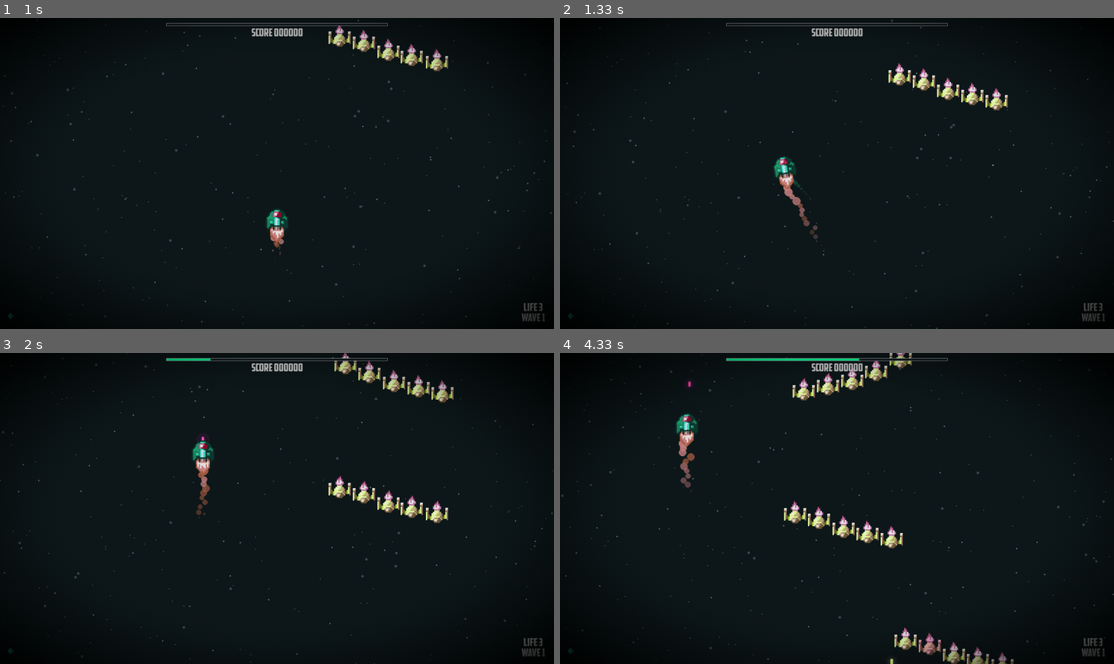
Above: before the commit, frames 1-4 (two rows, left to right).
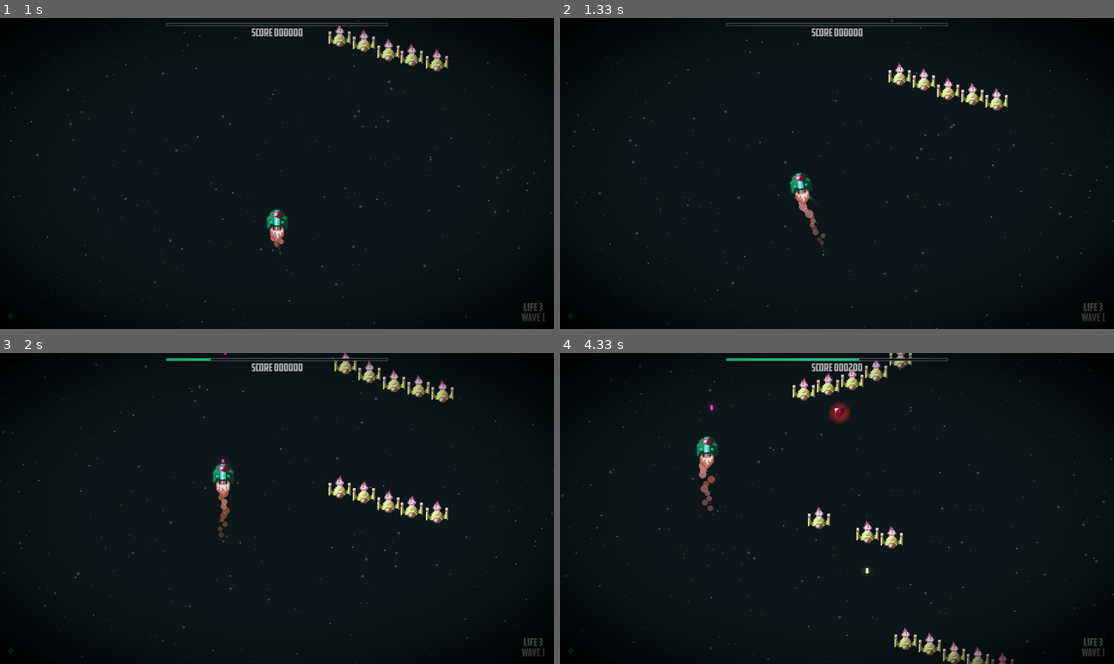
Above: after the commit, the same moments.

Repository: g-brrzzn/shootemup-Pygame
Game: pygame game, started from Game.py
The game is run twice, just before and just after one commit, with the same random seed, the same clock (stepped at 60 frames per second) and the same inputs.
Inputs (mouse positions are in pixels of both pictures, inside the frame that each line leads up to):
- Up to frame 1 (1 s): tap Enter at 0.33, 0.67 s
- Up to frame 2 (1.33 s): hold A from 1 s (still down); hold Up from 1 s (still down); move the mouse to (837, 195) at 1.03 s
- Up to frame 3 (2 s): release A at 1.47 s; release Up at 1.47 s; tap Space at 1.5, 1.9 s; hold Up from 1.83 s (still down); move the mouse to (105, 461) at 1.87 s
- Up to frame 4 (4.33 s): tap Space at 2.2, 2.4, 2.7, 2.9, 3.2, 3.47, 3.8, 4.1, 4.23 s; release Up at 2.3 s; hold Right 2.33-2.8 s; hold Left 2.83-3.37 s; hold Down 3.4-3.7 s; hold Left 3.73-4.13 s; hold Up from 4.17 s (still down)

Frame 1 is identical in both runs. In frame 2, 0.9% of the frame differs, in the area x 38-48%, y 44-74%; in frame 3, 0.9%; in frame 4, 1.7%, in the area x 20-82%, y 3-100%.

Commit message:
Fix duplicate method, diagonal speed boost, and controller exit reset
BurstTurret._shoot_projectile was defined twice; the second definition
silently overrode the first, so the level 2/3 twin-cannon offset shot
never fired and every burst level fell back to a single center shot.
Removed the dead duplicate.

Player movement applied full speed*dt independently to each axis, so
moving diagonally covered ~41% more distance per second than moving
in a straight line. Now builds a movement vector from the held
directions and normalizes it before scaling by speed, matching the
unused Vector2 field that was already sitting on the class for this.

Exit's controller "EXIT TO MAIN-MENU" button only set next_state,
skipping force_game_reset() (unlike its keyboard handler and the
GameOver.Exit equivalent), so quitting to the menu with a controller
kept the previous score/wave/life instead of resetting the run.

Diff:
--- a/classes/Player.py
+++ b/classes/Player.py
@@ -434,17 +434,14 @@
 
         current_speed = self.speed * self.speed_mult
 
-        if self.moving_right:
-            self.x += current_speed * dt
+        self.movement.x = (1 if self.moving_right else 0) - (1 if self.moving_left else 0)
+        self.movement.y = (1 if self.moving_down else 0) - (1 if self.moving_up else 0)
+
+        if self.movement.length_squared() > 0:
+            move = self.movement.normalize() * current_speed * dt
+            self.x += move.x
+            self.y += move.y
             self.rect.x = round(self.x)
-        if self.moving_left:
-            self.x -= current_speed * dt
-            self.rect.x = round(self.x)
-        if self.moving_up:
-            self.y -= current_speed * dt
-            self.rect.y = round(self.y)
-        if self.moving_down:
-            self.y += current_speed * dt
             self.rect.y = round(self.y)
 
         if self.rect.right > config.INTERNAL_RESOLUTION[0]:
--- a/classes/Weapons.py
+++ b/classes/Weapons.py
@@ -147,21 +147,6 @@
             _single(bullet_system, (player_rect.centerx + offset, player_rect.centery), angle=90 + spread, speed_scale=speed, damage_scale=0.85)
         else:
             _single(bullet_system, player_rect.center, angle=90 + spread, speed_scale=speed, damage_scale=0.85)
-
-
-    def _shoot_projectile(self, player_rect, bullet_system):
-        import random
-        i = self.burst_total - self.burst_remaining
-        spread = random.uniform(-self.base_spread, self.base_spread) + (i * random.uniform(-self.spread_step, self.spread_step))
-        speed = 1.05 + (i * 0.02)
-
-        _single(
-            bullet_system,
-            player_rect.center,
-            angle=90 + spread,
-            speed_scale=speed,
-            damage_scale=0.85
-        )
 
 class TrackingDrones(Weapon):
     def __init__(self):
--- a/states/GameOver.py
+++ b/states/GameOver.py
@@ -84,7 +84,7 @@
             if event.button == 0:
                 pygame.mixer.Sound.play(g_engine.assets.get_sound("menu_confirm"))
                 if self.selected == 0:
-                    self.next_state = "Menu"
+                    self.force_game_reset()
                     self.done = True
                 elif self.selected == 1:
                     pygame.quit()
